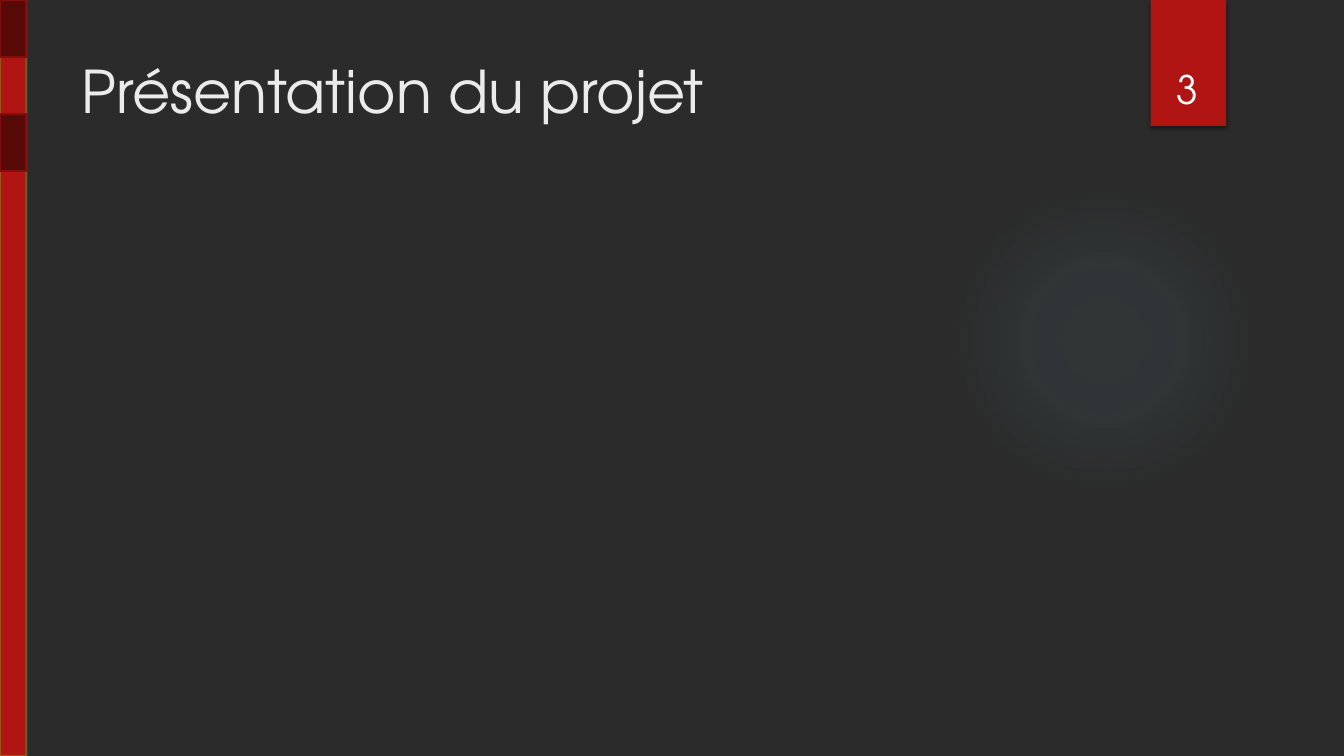
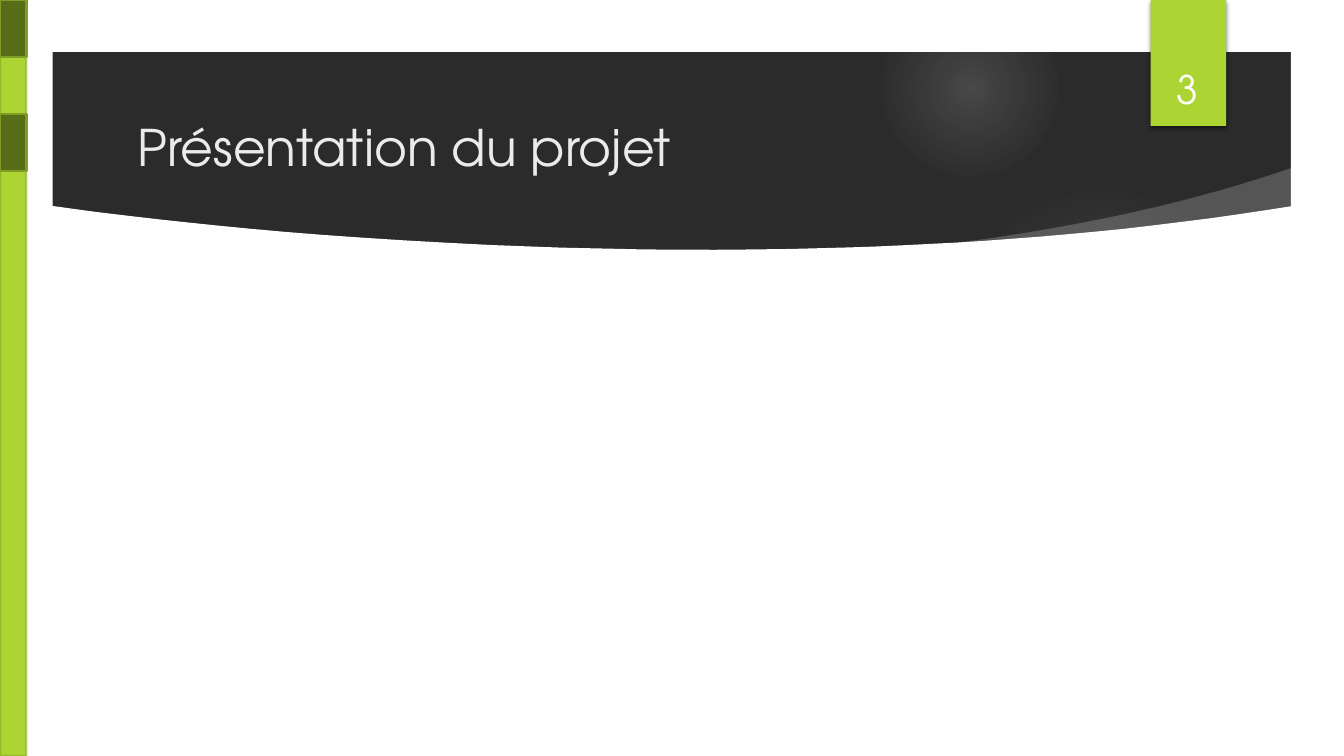
Before and after one commit to lucasminaud/projet_sfl5_serre_automatique, a slide deck: slide 3 of Partie personnelle Lucas MINAUD/revue/Projet SFL5 revue 2.pptx. Drawn at 1344x756 pixels with LibreOffice and Linux fonts; fonts in the diff are those of the drawing; background and template pictures are left out; a plain dark background stands for a picture behind light text. Boxes give left, top, right and bottom in pixels: in the first picture for what was removed or moved away, otherwise in the second. Text is boxed around its words. In the diff, an @@ line names an element or a change of style, - is before the commit and + after.

```diff
--- a/Partie personnelle Lucas MINAUD/revue/Projet SFL5 revue 2.pptx
+++ b/Partie personnelle Lucas MINAUD/revue/Projet SFL5 revue 2.pptx
@@ rectangle at <box>0,0,26,756</box>: fill #B01513 to #ACD433 @@
@@ group added at <box>0,0,1344,756</box>: 4 ellipses, 3 freeform shapes @@
@@ rectangle at <box>1,0,27,57</box>: fill #580A09 to #576D17; outline #82100E 1.5 pt to #7F9D26 1.5 pt @@
@@ rectangle at <box>1150,0,1226,126</box>: fill #B01513 to #ACD433 @@
@@ rectangle at <box>1,114,27,172</box>: fill #580A09 to #576D17; outline #82100E 1.5 pt to #7F9D26 1.5 pt @@
@@ title "Présentation du projet": place and size @@
-title "Présentation du projet" at <box>81,68,704,125</box>
+title "Présentation du projet" at <box>137,127,671,176</box>
@@ title "Présentation du projet" at <box>137,127,671,176</box>: size 42 to 36 pt; vertical alignment top to middle @@
@@ ellipse at <box>949,185,1259,495</box>: fill gradient #74C7CE to gradient #F7F7F7 @@
```
Also in this commit, not shown: 14 other slides changed.
